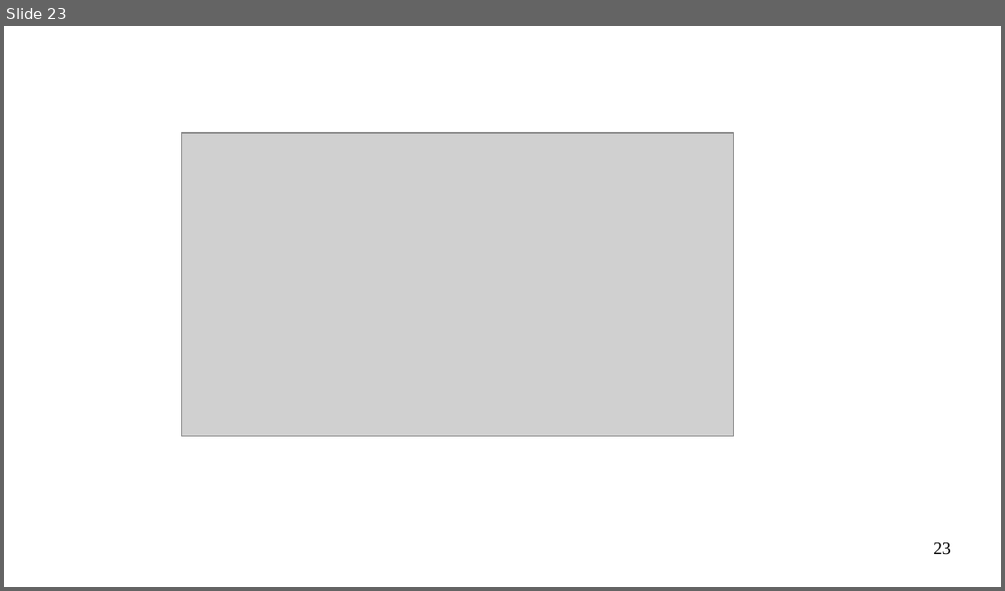
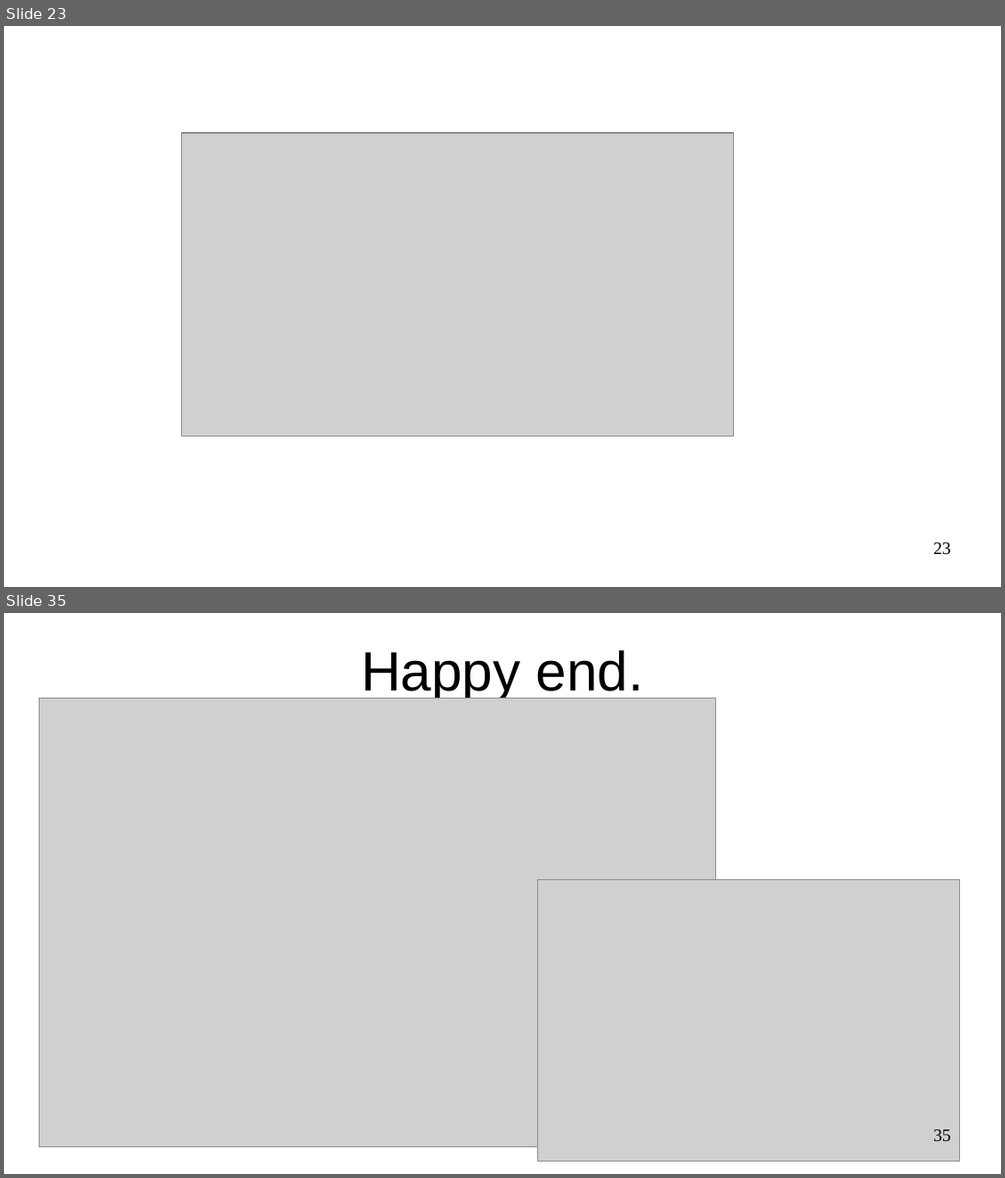
Before and after one commit to steelcraft/stud-lab, a slide deck: Практические занятия/Работа с Git.odp. Shown one above the other, each under a label of ours: slide 23 before the commit, slides 23 and 35 after it; the slides between them are not shown. The pictures are 1005x591 and 1005x1178 pixels, drawn with LibreOffice and Linux fonts; fonts in the diff are those of the drawing; grey boxes stand for pictures. Boxes give left, top, right and bottom in pixels: in the first picture for what was removed or moved away, otherwise in the second. Text is boxed around its words. In the diff, an @@ line names an element or a change of style, - is before the commit and + after.

```diff
--- a/Практические занятия/Работа с Git.odp
+++ b/Практические занятия/Работа с Git.odp
@@ slide 35 added at <box>4,613,1001,1174</box>, background #FFFFFF @@
@@ title added at <box>361,650,644,700</box>, 44 pt, text #000000 @@
+Happy end.
@@ picture added at <box>40,698,717,1148</box> @@
@@ picture added at <box>539,880,960,1161</box> @@
@@ page number added at <box>933,1129,951,1141</box>, 14 pt, text #000000 @@
+35
```
Also in this commit, not shown: 1 slide changed, 11 other slides added.
